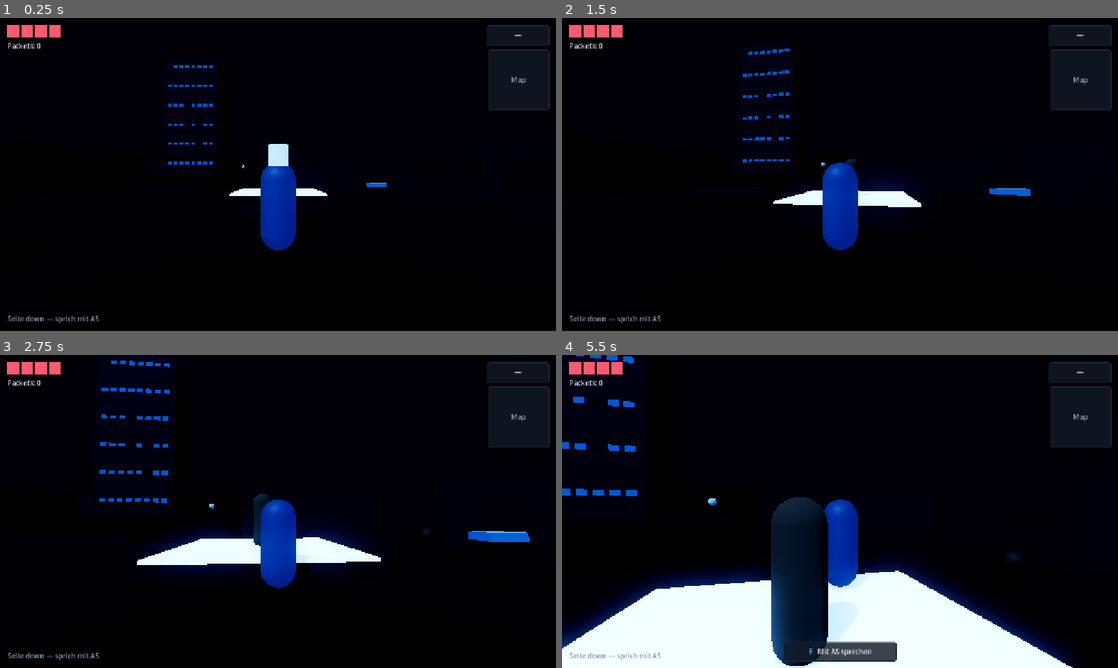
Above: before the commit, frames 1-4 (two rows, left to right).
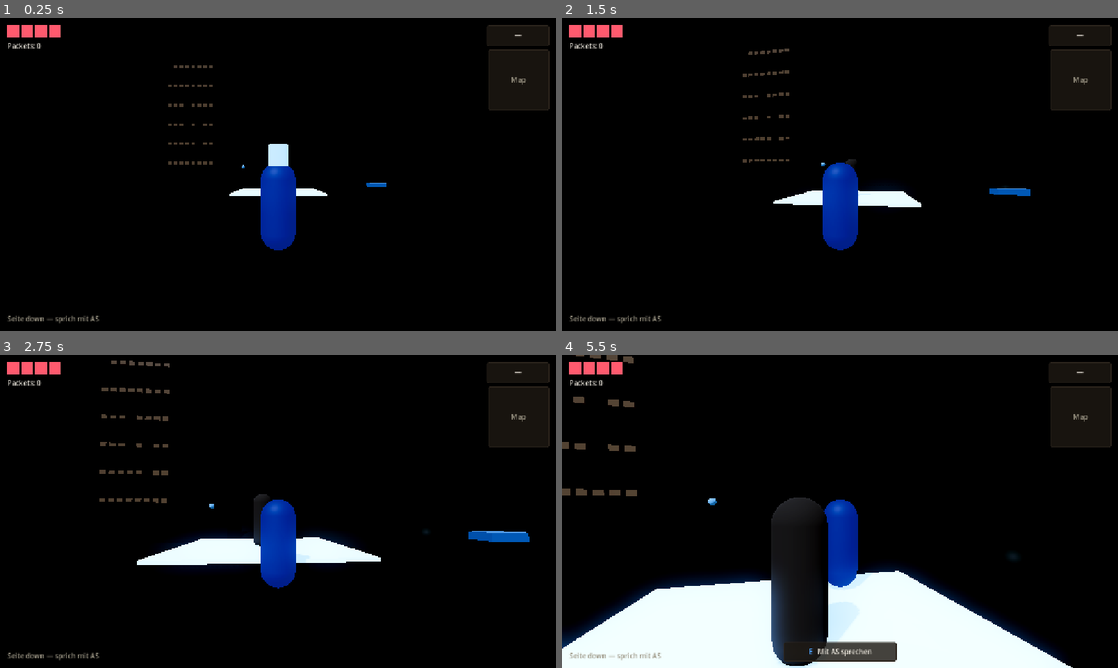
Above: after the commit, the same moments.

Repository: arn0ld87/alexle135-game
Game: Godot game, scene res://scenes/boot.tscn
Two runs of this game, one before a commit and one after it. Both use one fixed random seed, a clock stepped at 60 frames per second and the inputs below.
Inputs (mouse positions are in pixels of both pictures, inside the frame that each line leads up to):
- Up to frame 1 (0.25 s): no input
- Up to frame 2 (1.5 s): tap Enter (ui_accept) at 0.5 s; move the mouse to (867, 174) at 0.52 s; press the mouse at (867, 174) at 0.53 s; hold W (move_forward) from 0.53 s (still down); tap Space (jump) at 0.77 s; move the mouse to (812, 174) at 1.27 s; release the mouse at (812, 174) at 1.28 s; right-click (812, 174) at 1.35 s
- Up to frame 3 (2.75 s): keep holding W (move_forward); tap Space (jump) at 1.52 s; move the mouse to (289, 505) at 2.02 s; hold E (interact) from 2.03 s (still down)
- Up to frame 4 (5.5 s): move the mouse to (834, 517) at 2.77 s; release E (interact) at 2.78 s; tap Shift (sprint) at 2.85 s; tap Space (jump) at 3.02, 3.77, 4.52 s; move the mouse to (878, 514) at 3.52 s; press the mouse at (878, 514) at 3.53 s; tap Escape (pause) at 4.15 s; move the mouse to (795, 508) at 4.27 s; release the mouse at (795, 508) at 4.28 s; right-click (795, 508) at 4.35 s; release W (move_forward) at 5 s; click "Weiter" at 5 s

The runs differ from the first frame. In frame 1, 0.5% of the frame differs, in the area x 1-99%, y 2-97%; in frame 2, 1.2%; in frame 3, 2.1%; in frame 4, 3.5%, in the area x 0-99%, y 0-100%.

Commit message:
Palette auf warme Basis, Blau nur noch als Signalfarbe
Die Basis folgt jetzt der Website (warm-monochrom) statt einem eigenen
Blaustich. Blau bleibt Akzent und ist dadurch die einzige kalte Farbe im
Bild -- die Regel "was blau leuchtet, ist benutzbar" wird damit
eindeutiger, nicht schwächer.

Umgerechnet bei gleichbleibender Luminanz (Y = 0,2126 R + 0,7152 G +
0,0722 B). Die Helligkeitsstaffelung zwischen Himmel, Boden, Wand und
Nebel ist unverändert, nur der Farbton wechselt. Deshalb halten die
Art-Direction-Tests: sie prüfen Verhältnisse, keine Farbtöne.

Die Palette lag entgegen der Angabe in HANDOVER.md nicht in drei, sondern
in elf Dateien -- mat_floor, mat_wall, mat_glass, heart_row.gd,
vps_tower.gd, hud.tscn und pause_menu.tscn tragen sie ebenfalls.

VPS-Turm-Fenster von Blau auf warmes Fensterlicht (#b29370): Der Turm ist
ein Wahrzeichen, kein Interaktionsziel. Blau verbleibt ausschließlich auf
Checkpoint-Säule, Interaktions-Prompt und Sprechername im Dialog.

Nachweise: run_tests.sh -> 99 bestanden, 0 fehlgeschlagen, Exit 0;
smoke_test.sh -> Exit 0.

Co-Authored-By: Claude Opus 5 <noreply@anthropic.com>

Diff:
--- a/game/ui/heart_row.gd
+++ b/game/ui/heart_row.gd
@@ -10,10 +10,10 @@
 const HEART_GAP: float = 4.0
 const FLASH_DURATION: float = 0.15
 
-const COLOR_EMPTY: Color = Color(0.164706, 0.192157, 0.25098)
+const COLOR_EMPTY: Color = Color(0.223529, 0.184314, 0.141176)
 const COLOR_FULL: Color = Color(1.0, 0.352941, 0.431373)
 const COLOR_FLASH: Color = Color(1.0, 1.0, 1.0)
-const COLOR_BORDER: Color = Color(0.113725, 0.14902, 0.207843)
+const COLOR_BORDER: Color = Color(0.172549, 0.141176, 0.109804)
 
 var _max_hearts: int = GameState.START_HEARTS
 var _current_quarters: int = GameState.START_HEARTS * GameState.QUARTERS_PER_HEART
--- a/game/ui/hud.tscn
+++ b/game/ui/hud.tscn
@@ -65,7 +65,7 @@
 anchor_right = 1.0
 anchor_bottom = 1.0
 mouse_filter = 2
-theme_override_colors/font_color = Color(0.545098, 0.596078, 0.670588, 1)
+theme_override_colors/font_color = Color(0.611765, 0.588235, 0.521569, 1)
 horizontal_alignment = 1
 vertical_alignment = 1
 text = "Map"
@@ -80,7 +80,7 @@
 offset_bottom = -16.0
 mouse_filter = 2
 theme = ExtResource("2_theme")
-theme_override_colors/font_color = Color(0.545098, 0.596078, 0.670588, 1)
+theme_override_colors/font_color = Color(0.611765, 0.588235, 0.521569, 1)
 text = ""
 
 [node name="InteractionPrompt" parent="." instance=ExtResource("4_interaction_prompt")]
--- a/game/ui/pause_menu.tscn
+++ b/game/ui/pause_menu.tscn
@@ -58,7 +58,7 @@
 
 [node name="PlaytimeLabel" type="Label" parent="Root/MainPage/Margin/VBox"]
 layout_mode = 2
-theme_override_colors/font_color = Color(0.545098, 0.596078, 0.670588, 1)
+theme_override_colors/font_color = Color(0.611765, 0.588235, 0.521569, 1)
 horizontal_alignment = 1
 text = "00:00"
 
@@ -120,7 +120,7 @@
 
 [node name="SensitivityLabel" type="Label" parent="Root/OptionsPage/Margin/VBox"]
 layout_mode = 2
-theme_override_colors/font_color = Color(0.545098, 0.596078, 0.670588, 1)
+theme_override_colors/font_color = Color(0.611765, 0.588235, 0.521569, 1)
 text = "Maus-Sensitivität"
 
 [node name="SensitivitySlider" type="HSlider" parent="Root/OptionsPage/Margin/VBox"]
@@ -132,7 +132,7 @@
 
 [node name="VolumeLabel" type="Label" parent="Root/OptionsPage/Margin/VBox"]
 layout_mode = 2
-theme_override_colors/font_color = Color(0.545098, 0.596078, 0.670588, 1)
+theme_override_colors/font_color = Color(0.611765, 0.588235, 0.521569, 1)
 text = "Gesamtlautstärke"
 
 [node name="VolumeSlider" type="HSlider" parent="Root/OptionsPage/Margin/VBox"]
--- a/game/ui/theme.tres
+++ b/game/ui/theme.tres
@@ -1,24 +1,24 @@
 [gd_resource type="Theme" load_steps=8 format=3]
 
 [sub_resource type="StyleBoxFlat" id="StyleBoxFlat_panel"]
-bg_color = Color(0.07451, 0.101961, 0.14902, 0.82)
+bg_color = Color(0.117647, 0.098039, 0.07451, 0.82)
 border_width_left = 1
 border_width_top = 1
 border_width_right = 1
 border_width_bottom = 1
-border_color = Color(0.113725, 0.14902, 0.207843, 1)
+border_color = Color(0.172549, 0.141176, 0.109804, 1)
 corner_radius_top_left = 4
 corner_radius_top_right = 4
 corner_radius_bottom_left = 4
 corner_radius_bottom_right = 4
 
 [sub_resource type="StyleBoxFlat" id="StyleBoxFlat_button_normal"]
-bg_color = Color(0.07451, 0.101961, 0.14902, 0.82)
+bg_color = Color(0.117647, 0.098039, 0.07451, 0.82)
 border_width_left = 1
 border_width_top = 1
 border_width_right = 1
 border_width_bottom = 1
-border_color = Color(0.113725, 0.14902, 0.207843, 1)
+border_color = Color(0.172549, 0.141176, 0.109804, 1)
 corner_radius_top_left = 4
 corner_radius_top_right = 4
 corner_radius_bottom_left = 4
@@ -29,7 +29,7 @@
 content_margin_bottom = 6.0
 
 [sub_resource type="StyleBoxFlat" id="StyleBoxFlat_button_hover"]
-bg_color = Color(0.07451, 0.101961, 0.14902, 0.82)
+bg_color = Color(0.117647, 0.098039, 0.07451, 0.82)
 border_width_left = 1
 border_width_top = 1
 border_width_right = 1
@@ -45,7 +45,7 @@
 content_margin_bottom = 6.0
 
 [sub_resource type="StyleBoxFlat" id="StyleBoxFlat_button_pressed"]
-bg_color = Color(0.113725, 0.14902, 0.207843, 1)
+bg_color = Color(0.172549, 0.141176, 0.109804, 1)
 border_width_left = 1
 border_width_top = 1
 border_width_right = 1
@@ -61,12 +61,12 @@
 content_margin_bottom = 6.0
 
 [sub_resource type="StyleBoxFlat" id="StyleBoxFlat_button_disabled"]
-bg_color = Color(0.07451, 0.101961, 0.14902, 0.4)
+bg_color = Color(0.117647, 0.098039, 0.07451, 0.4)
 border_width_left = 1
 border_width_top = 1
 border_width_right = 1
 border_width_bottom = 1
-border_color = Color(0.113725, 0.14902, 0.207843, 0.4)
+border_color = Color(0.172549, 0.141176, 0.109804, 0.4)
 corner_radius_top_left = 4
 corner_radius_top_right = 4
 corner_radius_bottom_left = 4
@@ -77,7 +77,7 @@
 content_margin_bottom = 6.0
 
 [sub_resource type="StyleBoxFlat" id="StyleBoxFlat_slider_bg"]
-bg_color = Color(0.164706, 0.192157, 0.25098, 1)
+bg_color = Color(0.223529, 0.184314, 0.141176, 1)
 corner_radius_top_left = 4
 corner_radius_top_right = 4
 corner_radius_bottom_left = 4
@@ -97,18 +97,18 @@
 [resource]
 default_font_size = 16
 Panel/styles/panel = SubResource("StyleBoxFlat_panel")
-Button/colors/font_color = Color(0.901961, 0.929412, 0.968627, 1)
+Button/colors/font_color = Color(0.937255, 0.917647, 0.878431, 1)
 Button/colors/font_hover_color = Color(0.486275, 0.768627, 1, 1)
 Button/colors/font_pressed_color = Color(0.301961, 0.639216, 1, 1)
 Button/colors/font_focus_color = Color(0.486275, 0.768627, 1, 1)
-Button/colors/font_disabled_color = Color(0.545098, 0.596078, 0.670588, 1)
+Button/colors/font_disabled_color = Color(0.611765, 0.588235, 0.521569, 1)
 Button/styles/normal = SubResource("StyleBoxFlat_button_normal")
 Button/styles/hover = SubResource("StyleBoxFlat_button_hover")
 Button/styles/pressed = SubResource("StyleBoxFlat_button_pressed")
 Button/styles/focus = SubResource("StyleBoxFlat_button_hover")
 Button/styles/disabled = SubResource("StyleBoxFlat_button_disabled")
-Label/colors/font_color = Color(0.901961, 0.929412, 0.968627, 1)
-CheckButton/colors/font_color = Color(0.901961, 0.929412, 0.968627, 1)
+Label/colors/font_color = Color(0.937255, 0.917647, 0.878431, 1)
+CheckButton/colors/font_color = Color(0.937255, 0.917647, 0.878431, 1)
 CheckButton/colors/font_hover_color = Color(0.486275, 0.768627, 1, 1)
 HSlider/styles/slider = SubResource("StyleBoxFlat_slider_bg")
 HSlider/styles/grabber_area = SubResource("StyleBoxFlat_slider_grabber_area")
--- a/game/world/materials/mat_floor.tres
+++ b/game/world/materials/mat_floor.tres
@@ -1,11 +1,11 @@
-; Blockout-Bodenmaterial. Dunkler Grund mit Blaustich (#0c0f16 aufgehellt),
+; Blockout-Bodenmaterial. Warmer dunkler Grund (#1b1611 aufgehellt),
 ; matt, damit Emission-Akzente darauf lesbar bleiben.
 
 [gd_resource type="StandardMaterial3D" format=3]
 
 [resource]
 resource_name = "Boden (Blockout)"
-albedo_color = Color(0.075, 0.09, 0.125, 1)
+albedo_color = Color(0.105, 0.087, 0.066, 1)
 roughness = 0.85
 metallic = 0.05
 metallic_specular = 0.3
--- a/game/world/materials/mat_glass.tres
+++ b/game/world/materials/mat_glass.tres
@@ -12,11 +12,11 @@
 [resource]
 resource_name = "Glas (Fassade)"
 transparency = 1
-albedo_color = Color(0.075, 0.102, 0.149, 0.82)
+albedo_color = Color(0.117, 0.097, 0.074, 0.82)
 roughness = 0.12
 metallic = 0.25
 metallic_specular = 0.6
 cull_mode = 2
 emission_enabled = true
-emission = Color(0.12, 0.22, 0.36, 1)
+emission = Color(0.245, 0.203, 0.154, 1)
 emission_energy_multiplier = 0.35
--- a/game/world/materials/mat_wall.tres
+++ b/game/world/materials/mat_wall.tres
@@ -5,7 +5,7 @@
 
 [resource]
 resource_name = "Wand (Blockout)"
-albedo_color = Color(0.114, 0.149, 0.208, 1)
+albedo_color = Color(0.171, 0.142, 0.108, 1)
 roughness = 0.7
 metallic = 0.1
 metallic_specular = 0.35
--- a/game/world/realm_environment.tres
+++ b/game/world/realm_environment.tres
@@ -1,7 +1,12 @@
 ; Weltumgebung für Alexle Realm.
 ;
 ; Trägt die Art Direction aus docs/RESEARCH.md Abschnitt 5:
-; dunkel mit Blaustich, Blau ist Bedeutung statt Dekoration, kein Bloom-Gewitter.
+; warmes Dunkel als Grund, Blau ist Bedeutung statt Dekoration, kein Bloom-Gewitter.
+;
+; Die Basis folgt der Website-Palette (warm-monochrom). Blau bleibt die einzige
+; kalte Farbe im Bild und markiert dadurch umso deutlicher, was benutzbar ist.
+; Umgerechnet wurde bei gleichbleibender Luminanz, damit die Helligkeitsstaffelung
+; zwischen Himmel, Boden, Wand und Nebel unverändert bleibt.
 ;
 ; Der Glow ist bewusst schwach und hoch angesetzt (hdr_threshold 1.1): Nur was
 ; wirklich emittiert — blaue Akzente, Checkpoint-Säulen, Quest-Marker — leuchtet.
@@ -11,12 +16,12 @@
 [gd_resource type="Environment" load_steps=3 format=3]
 
 [sub_resource type="ProceduralSkyMaterial" id="SkyMaterial_realm"]
-sky_top_color = Color(0.035, 0.045, 0.07, 1)
-sky_horizon_color = Color(0.09, 0.13, 0.2, 1)
+sky_top_color = Color(0.053, 0.044, 0.033, 1)
+sky_horizon_color = Color(0.149, 0.124, 0.094, 1)
 sky_curve = 0.15
 sky_energy_multiplier = 0.6
-ground_bottom_color = Color(0.02, 0.025, 0.04, 1)
-ground_horizon_color = Color(0.07, 0.1, 0.16, 1)
+ground_bottom_color = Color(0.029, 0.024, 0.019, 1)
+ground_horizon_color = Color(0.115, 0.095, 0.072, 1)
 ground_curve = 0.08
 ground_energy_multiplier = 0.4
 sun_angle_max = 25.0
@@ -29,7 +34,7 @@
 background_mode = 2
 sky = SubResource("Sky_realm")
 ambient_light_source = 3
-ambient_light_color = Color(0.302, 0.639, 1, 1)
+ambient_light_color = Color(0.664, 0.584, 0.478, 1)
 ambient_light_sky_contribution = 0.7
 ambient_light_energy = 0.35
 tonemap_mode = 3
@@ -46,7 +51,7 @@
 glow_hdr_threshold = 1.1
 glow_hdr_scale = 2.0
 fog_enabled = true
-fog_light_color = Color(0.075, 0.102, 0.149, 1)
+fog_light_color = Color(0.117, 0.097, 0.074, 1)
 fog_light_energy = 0.8
 fog_density = 0.012
 fog_height = 8.0
--- a/game/world/vps_tower.gd
+++ b/game/world/vps_tower.gd
@@ -104,8 +104,8 @@
 	multi.mesh = window_mesh
 	multi.instance_count = CONTAINER_COUNT
 
-	var lit: Color = Color(0.302, 0.639, 1.0)      # #4da3ff — Container läuft
-	var dark: Color = Color(0.06, 0.08, 0.11)      # Container aus
+	var lit: Color = Color(0.697, 0.578, 0.439)    # #B29370 — Container läuft
+	var dark: Color = Color(0.092, 0.076, 0.058)   # Container aus
 
 	# Deterministisch: derselbe Seed liefert bei jedem Start dasselbe Muster.
 	var rng: RandomNumberGenerator = RandomNumberGenerator.new()
Not shown, changed: docs/RESEARCH.md
